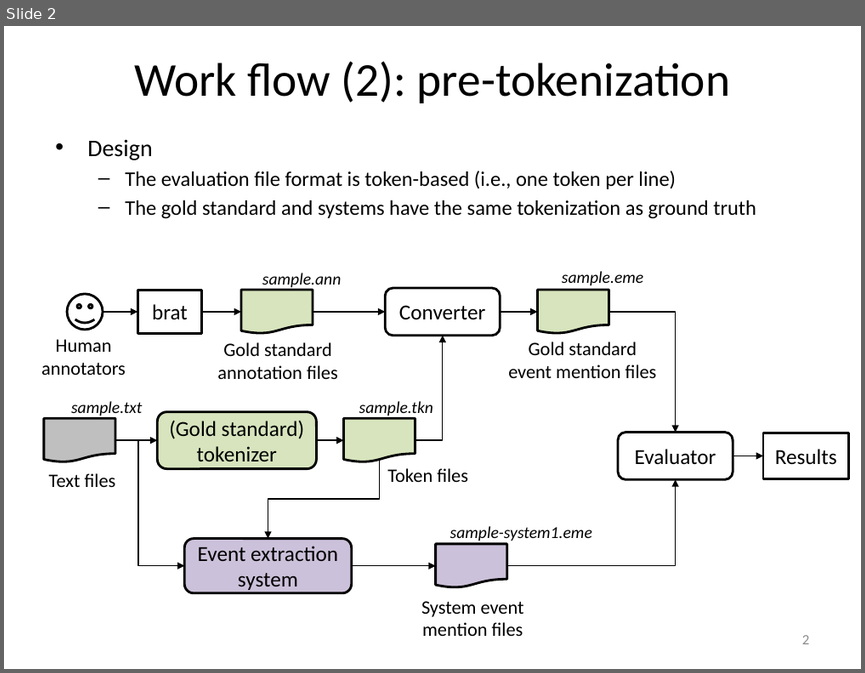
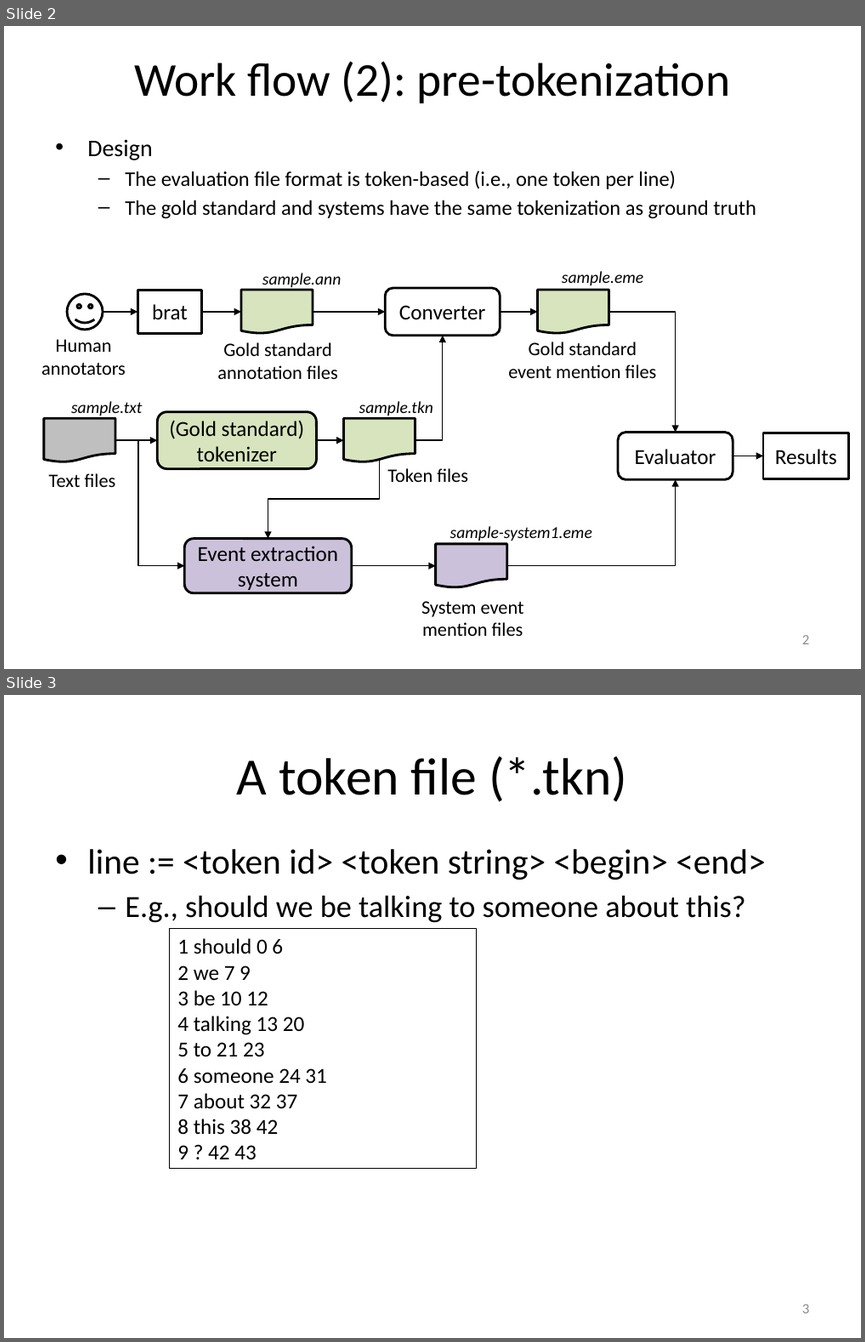
Before and after one commit to hunterhector/EvmEval, a slide deck: doc/evm-eval-work-flow.pptx. Shown one above the other, each under a label of ours: slide 2 before the commit, slides 2 and 3 after it. The pictures are 865x673 and 865x1342 pixels, drawn with LibreOffice and Linux fonts; fonts in the diff are those of the drawing. Boxes give left, top, right and bottom in pixels: in the first picture for what was removed or moved away, otherwise in the second. Text is boxed around its words. In the diff, an @@ line names an element or a change of style, - is before the commit and + after.

Commit message:
Updates.

```diff
--- a/doc/evm-eval-work-flow.pptx
+++ b/doc/evm-eval-work-flow.pptx
@@ slide 3 added at [4, 695, 861, 1338], background #FFFFFF @@
@@ title added at [237, 756, 627, 802], 44 pt, text #000000 @@
+A token file (*.tkn)
@@ text added at [87, 849, 765, 923], 25.9 pt, text #000000 @@
+• line := <token id> <token string> <begin> <end>
+  – E.g., should we be talking to someone about this?
@@ rectangle added at [170, 929, 476, 1168], outline #000000 0.75 pt, 18 pt, text #000000 @@
+1 should 0 6
+2 we 7 9
+3 be 10 12
+4 talking 13 20
+5 to 21 23
+6 someone 24 31
+7 about 32 37
+8 this 38 42
+9 ? 42 43
@@ page number added at [802, 1304, 809, 1313], 12 pt, text #8C8C8C @@
+3
```
